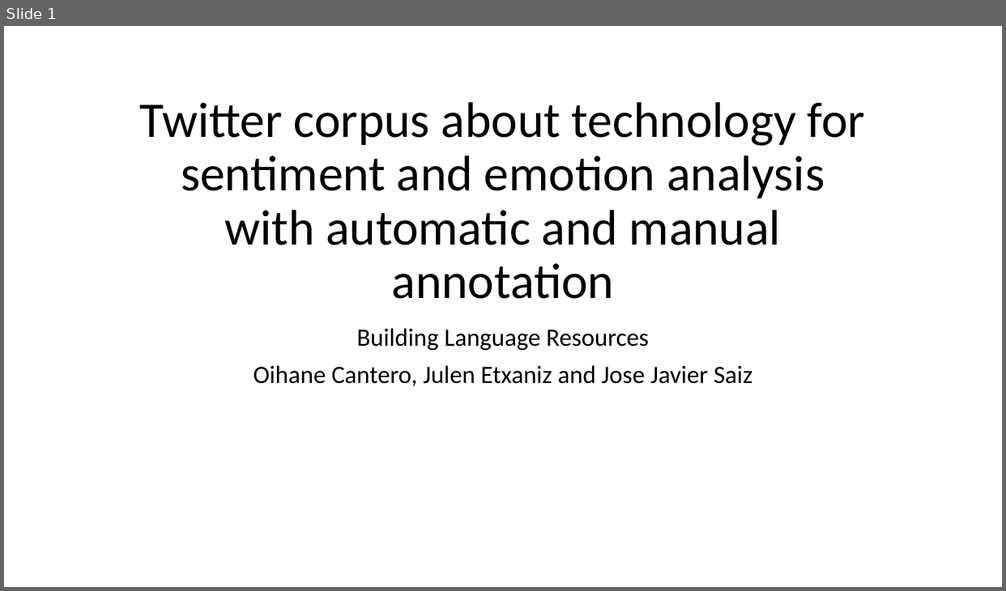
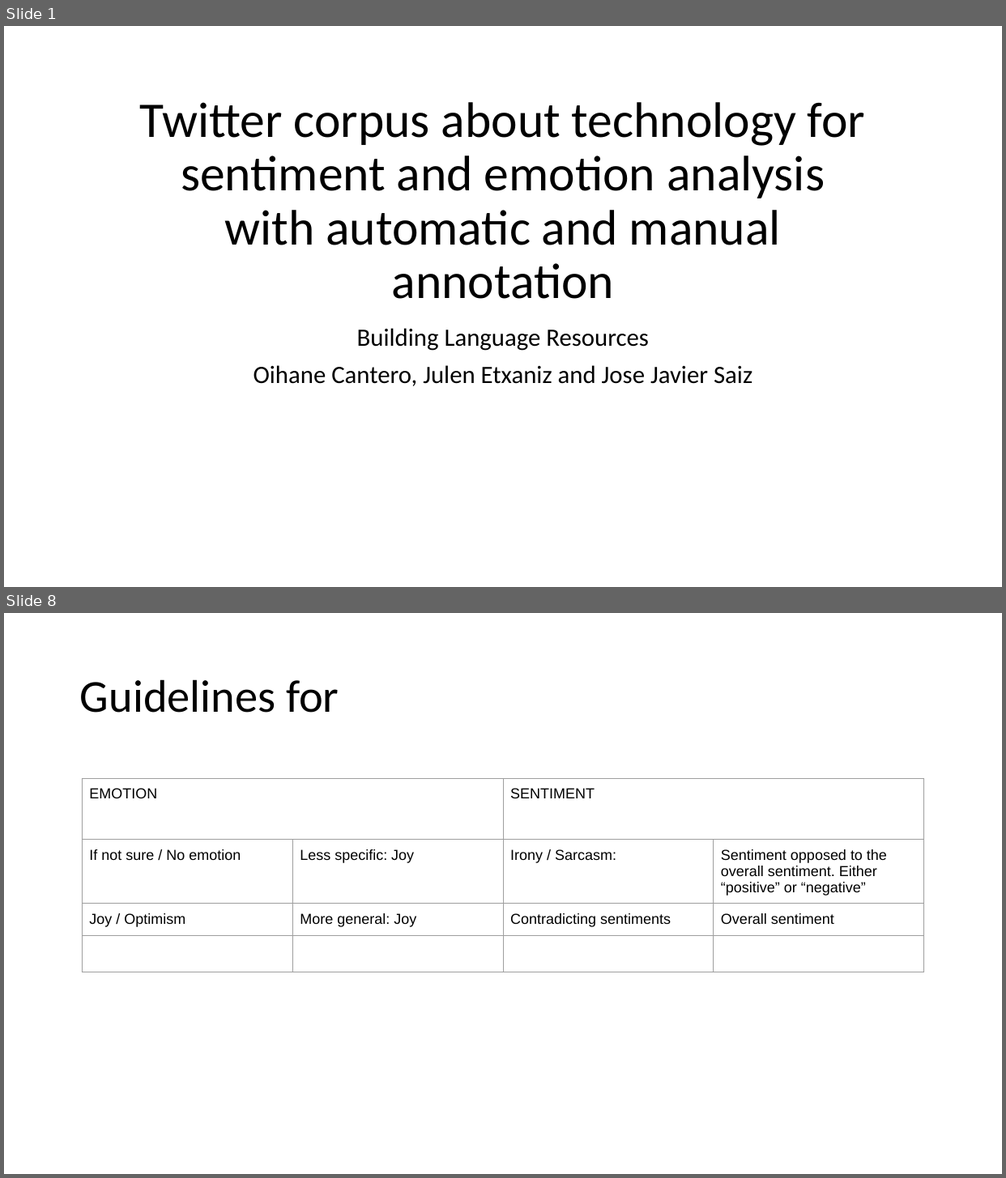
Before and after one commit to juletx/twitter-sentiment-emotion, a slide deck: slides/twitter_sentiment_emotion.pptx. Shown one above the other, each under a label of ours: slide 1 before the commit, slides 1 and 8 after it; the slides between them are not shown. The pictures are 1006x591 and 1006x1178 pixels, drawn with LibreOffice and Linux fonts; fonts in the diff are those of the drawing. Boxes give left, top, right and bottom in pixels: in the first picture for what was removed or moved away, otherwise in the second. Text is boxed around its words. In the diff, an @@ line names an element or a change of style, - is before the commit and + after.

```diff
--- a/slides/twitter_sentiment_emotion.pptx
+++ b/slides/twitter_sentiment_emotion.pptx
@@ slide 8 added at (4, 613, 1002, 1174), background #FFFFFF @@
@@ title added at (80, 679, 339, 713), 44 pt, text #000000 @@
+Guidelines for
@@ table added at (82, 778, 923, 1024), 4 rows, 4 columns @@
+EMOTION |  | SENTIMENT | 
+If not sure / No emotion | Less specific: Joy | Irony / Sarcasm: | Sentiment opposed to the overall sentiment. Either “positive” or “negative”
+Joy / Optimism | More general: Joy | Contradicting sentiments | Overall sentiment
+ |  |  | 
```
Also in this commit, not shown: 14 other slides added.
